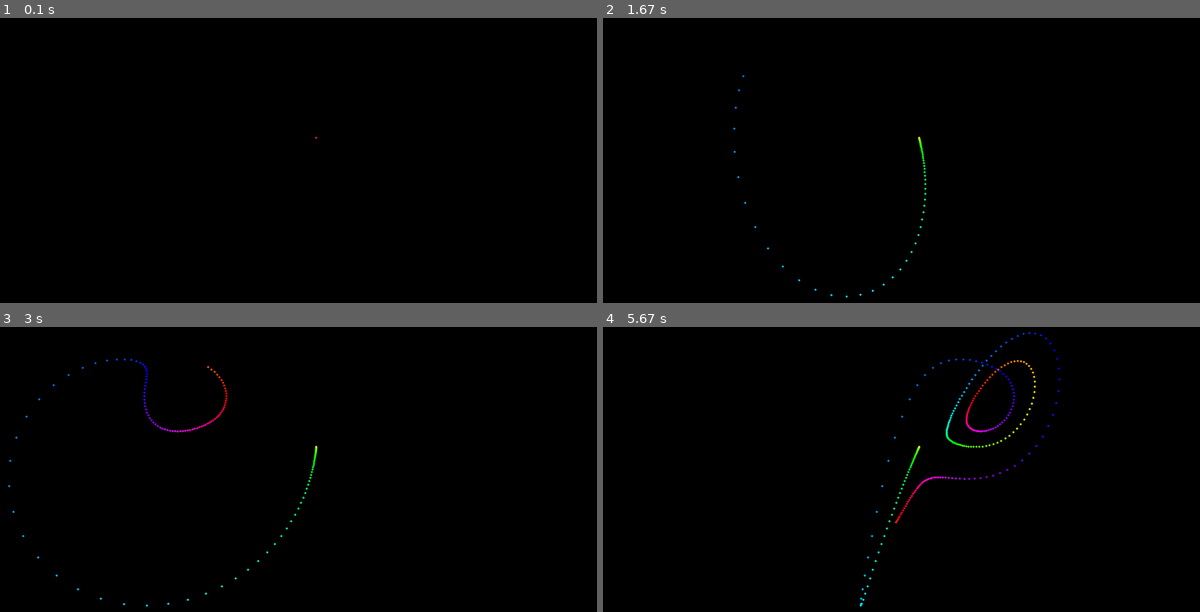
Above: before the commit, frames 1-4 (two rows, left to right).
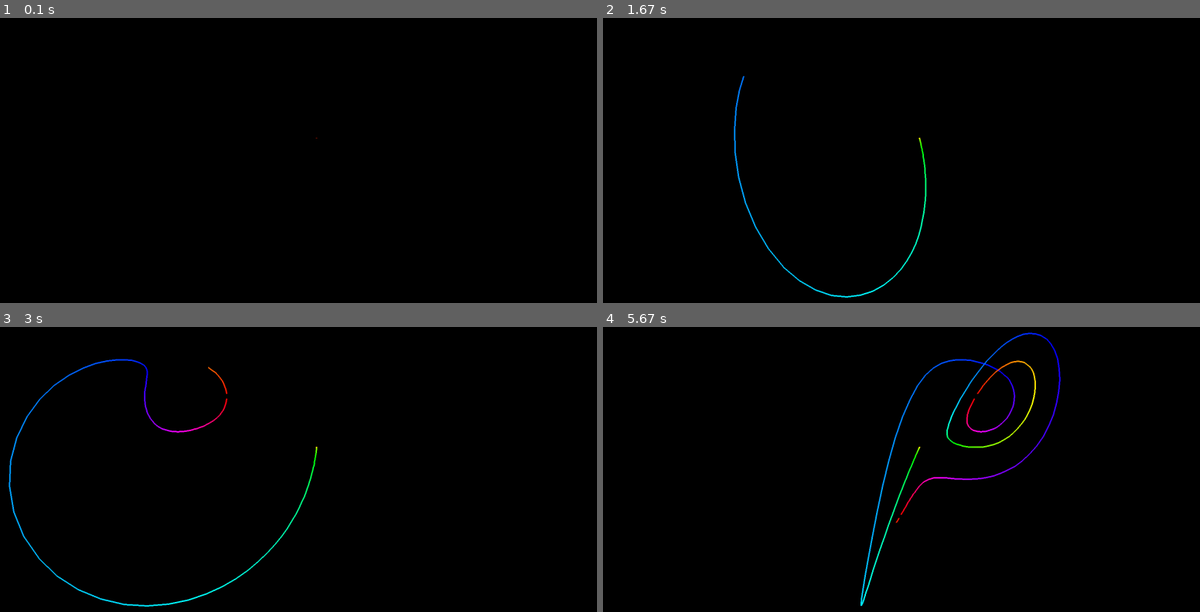
Above: after the commit, the same moments.

Repository: Josephbakulikira/Lorenz-attractor-3D---pygame
Game: pygame game, started from main.py
Same seed, same stepped clock (60 frames per second), same inputs: the game is played once before the commit and once after it.
Inputs:
- Up to frame 1 (0.1 s): no input
- Up to frame 2 (1.67 s): no input
- Up to frame 3 (3 s): no input
- Up to frame 4 (5.67 s): no input

The runs differ from the first frame. In frame 1, less than 0.1% of the frame differs, in the area x 52-54%, y 41-43%; in frame 2, 0.6%; in frame 3, 1.0%; in frame 4, 1.5%, in the area x 43-77%, y 1-99%.

Commit message:
small tick

Diff:
--- a/main.py
+++ b/main.py
@@ -74,10 +74,10 @@
         y_pos = int(projected2d[1][0] * scale) + height//2
         if hue > 1:
             hue = 0
-        pygame.draw.circle(screen, (hsv2rgb(hue, 1, 1)) , (x_pos, y_pos), 3)
-        # if previous is not None:
-        #     if hue >  0.006:
-        #         pygame.draw.line(screen, (hsv2rgb(hue, 1, 1)), (x_pos, y_pos), previous, 4 )
+        #pygame.draw.circle(screen, (hsv2rgb(hue, 1, 1)) , (x_pos, y_pos), 3)
+        if previous is not None:
+            if hue >  0.006:
+                pygame.draw.line(screen, (hsv2rgb(hue, 1, 1)), (x_pos, y_pos), previous, 4 )
 
 
         previous = (x_pos, y_pos)
